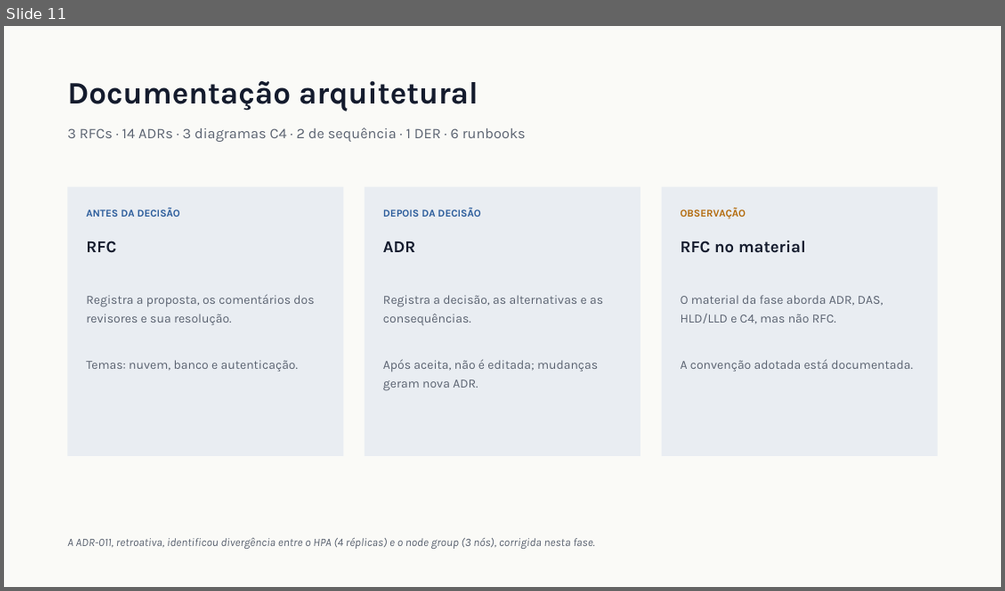
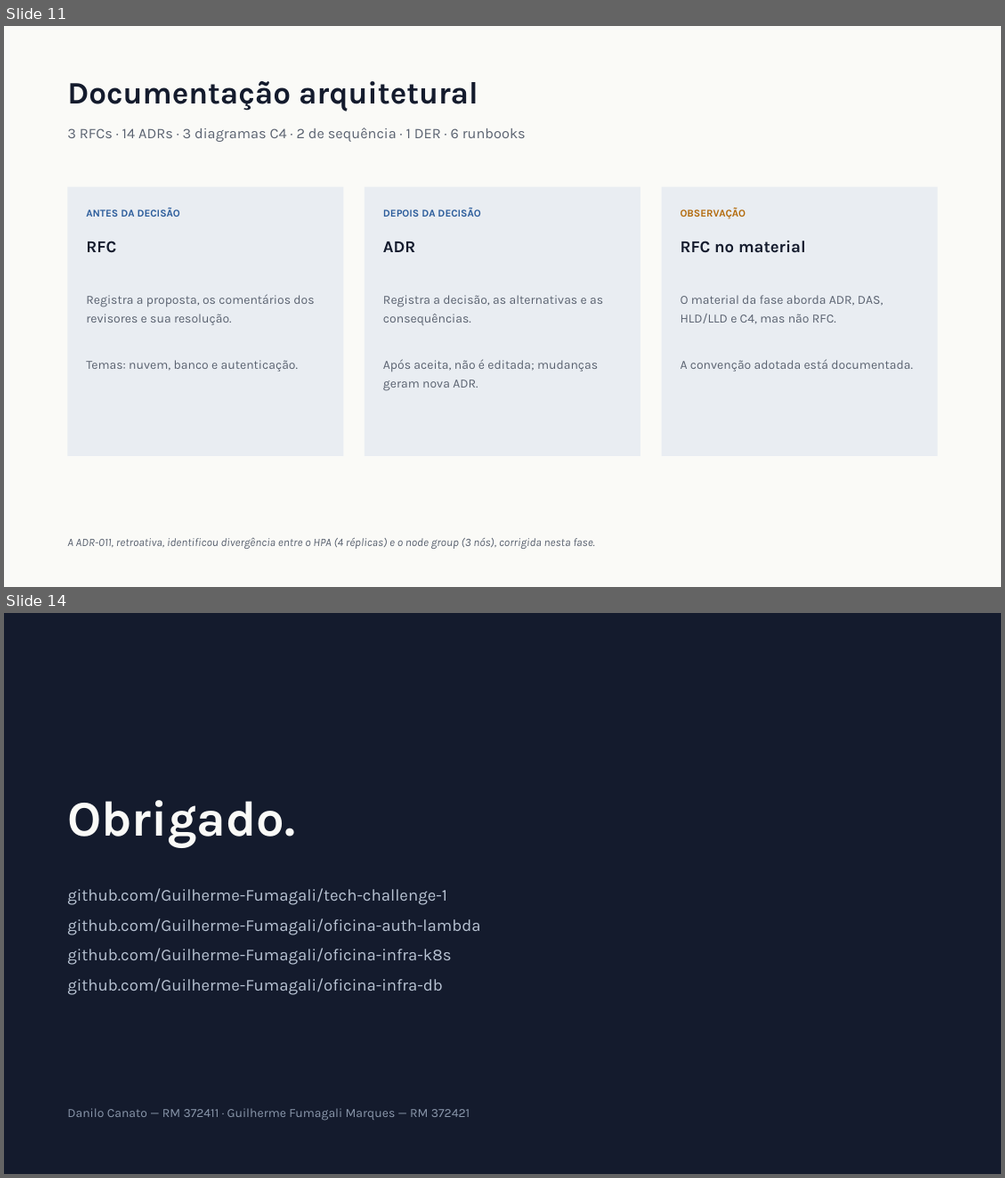
Before and after one commit to Guilherme-Fumagali/tech-challenge-1, a slide deck: docs/tech-challenge-3/apresentacao.pptx. Shown one above the other, each under a label of ours: slide 11 before the commit, slides 11 and 14 after it; the slides between them are not shown. The pictures are 1005x591 and 1005x1178 pixels, drawn with LibreOffice and Linux fonts; fonts in the diff are those of the drawing. Boxes give left, top, right and bottom in pixels: in the first picture for what was removed or moved away, otherwise in the second. Text is boxed around its words. In the diff, an @@ line names an element or a change of style, - is before the commit and + after.

```diff
--- a/docs/tech-challenge-3/apresentacao.pptx
+++ b/docs/tech-challenge-3/apresentacao.pptx
@@ slide 14 added at [4, 613, 1001, 1174], background #FFFFFF @@
@@ rectangle added at [4, 613, 1001, 1174], fill #141B2D @@
@@ text added at [67, 800, 295, 848], 48 pt, text #FAFAF7, bold @@
+Obrigado.
@@ text added at [67, 888, 480, 995], 16 pt, text #B9C4D4 @@
+github.com/Guilherme-Fumagali/tech-challenge-1
+github.com/Guilherme-Fumagali/oficina-auth-lambda
+github.com/Guilherme-Fumagali/oficina-infra-k8s
+github.com/Guilherme-Fumagali/oficina-infra-db
@@ text added at [67, 1108, 469, 1120], 12 pt, text #8A97AB @@
+Danilo Canato — RM 372411 · Guilherme Fumagali Marques — RM 372421
```
Also in this commit, not shown: 1 slide changed, 1 other slide added, 2 slides removed.
